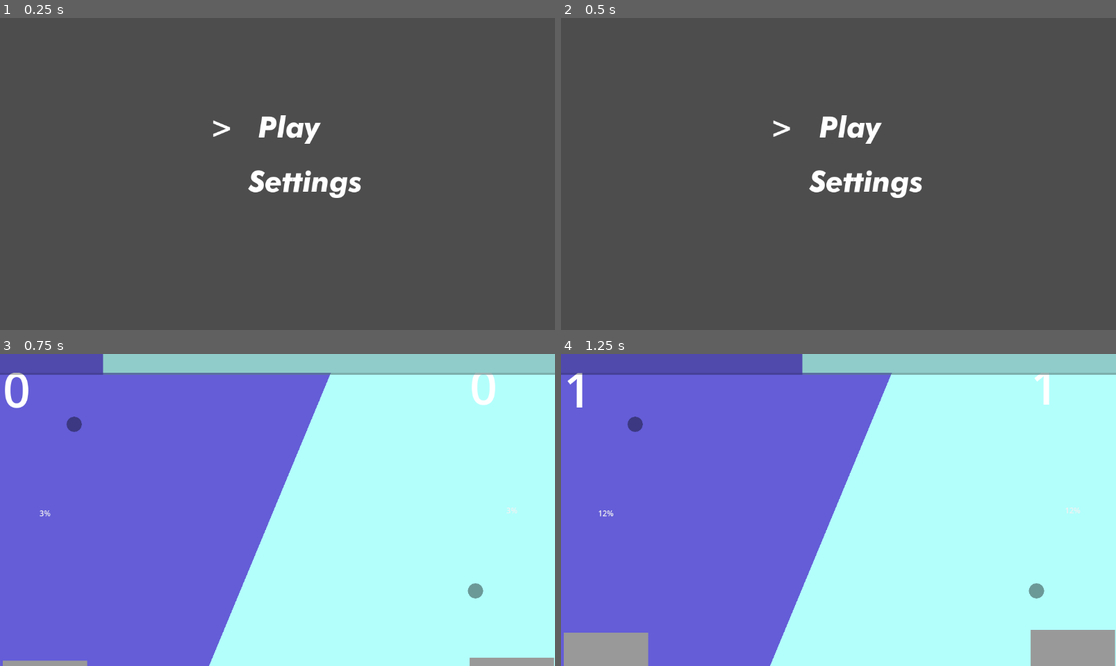
Above: before the commit, frames 1-4 (two rows, left to right).
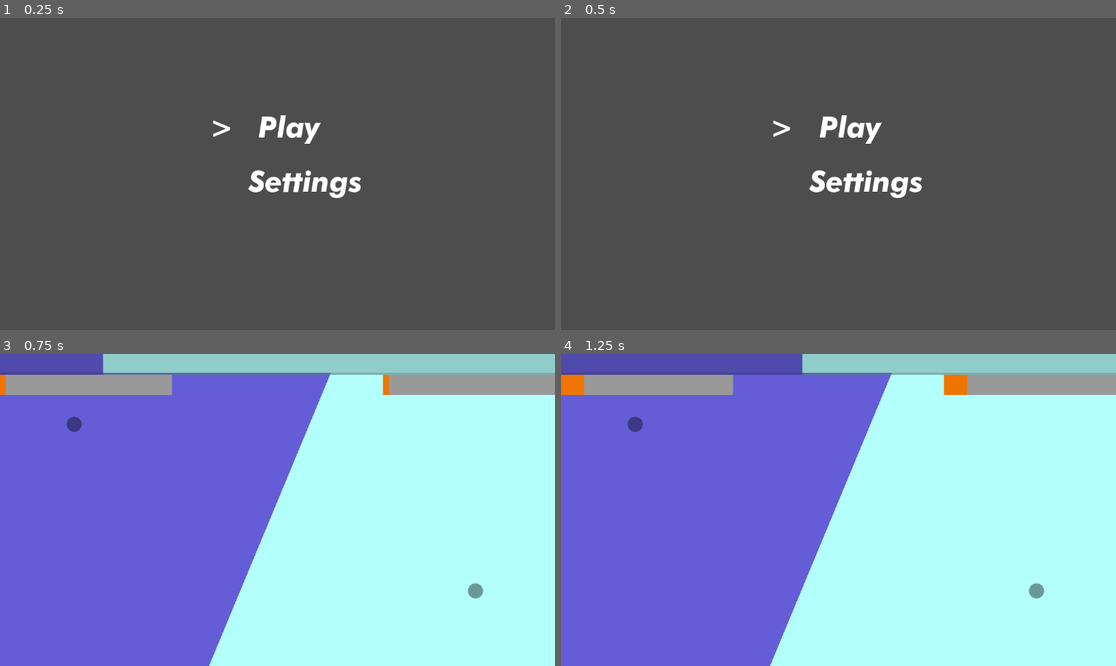
Above: after the commit, the same moments.

Repository: ProgrammingParadox/voronoi-game
Game: Godot game, scene res://scenes/home.tscn
The game is run twice, just before and just after one commit, with the same random seed, the same clock (stepped at 60 frames per second) and the same inputs.
Inputs:
- Up to frame 1 (0.25 s): no input
- Up to frame 2 (0.5 s): no input
- Up to frame 3 (0.75 s): click "Play" at 0.5 s
- Up to frame 4 (1.25 s): no input

Frames 1-2 are identical in both runs. In frame 3, 4.9% of the frame differs, in the area x 0-100%, y 6-100%; in frame 4, 7.6%.

Commit message:
added energy bars

Diff:
--- a/energy.gd
+++ b/energy.gd
@@ -2,16 +2,16 @@
 
 @export var player_ref : Node
 @onready var progress_bar = $ProgressBar
-@onready var energy_num = $ProgressBar/EnergyDisplay
+
+@export var energy_speed := 10.0
 
 # Called when the node enters the scene tree for the first time.
 func _ready() -> void:
 	player_ref.energy = 0.0
-	energy_num.text = "0"
+
 
 
 # Called every frame. 'delta' is the elapsed time since the previous frame.
 func _process(delta: float) -> void:
-	progress_bar.value += 0.2
-	player_ref.energy = floor(progress_bar.value / 10)
-	energy_num.text = str(int(player_ref.energy))
+	player_ref.energy += energy_speed * delta
+	progress_bar.value = player_ref.energy
--- a/energy.tscn
+++ b/energy.tscn
@@ -3,9 +3,10 @@
 [ext_resource type="Script" uid="uid://de4v8f5tpo0ji" path="res://energy.gd" id="1_xffyk"]
 [ext_resource type="Script" uid="uid://xoqqt53ckspu" path="res://progress_bar.gd" id="2_if8s4"]
 
-[sub_resource type="StyleBoxEmpty" id="StyleBoxEmpty_if8s4"]
+[sub_resource type="StyleBoxFlat" id="StyleBoxFlat_if8s4"]
 
 [sub_resource type="StyleBoxFlat" id="StyleBoxFlat_xffyk"]
+bg_color = Color(0.941744, 0.457467, 3.85046e-07, 1)
 
 [node name="Energy" type="Control"]
 layout_mode = 3
@@ -15,19 +16,17 @@
 grow_horizontal = 2
 grow_vertical = 2
 script = ExtResource("1_xffyk")
+energy_speed = 20.0
 
 [node name="ProgressBar" type="ProgressBar" parent="."]
+layout_direction = 3
 layout_mode = 0
-offset_right = 175.0
-offset_bottom = 653.0
-theme_override_styles/background = SubResource("StyleBoxEmpty_if8s4")
+offset_left = 755.0
+offset_top = 23.0
+offset_right = 1112.0
+offset_bottom = 65.0
+theme_override_styles/background = SubResource("StyleBoxFlat_if8s4")
 theme_override_styles/fill = SubResource("StyleBoxFlat_xffyk")
-fill_mode = 3
+fill_mode = 1
+show_percentage = false
 script = ExtResource("2_if8s4")
-
-[node name="EnergyDisplay" type="Label" parent="ProgressBar"]
-layout_mode = 0
-offset_right = 253.0
-offset_bottom = 141.0
-theme_override_font_sizes/font_size = 100
-text = "1"
--- a/progress_bar.gd
+++ b/progress_bar.gd
@@ -1,11 +1,16 @@
 extends ProgressBar
 
+@onready var screen_size = DisplayServer.screen_get_size()
 
 # Called when the node enters the scene tree for the first time.
 func _ready() -> void:
-	pass # Replace with function body.
+	pass
+
 
 
 # Called every frame. 'delta' is the elapsed time since the previous frame.
 func _process(delta: float) -> void:
-	value += 0.1
+	if get_parent().is_in_group("1st"):
+		global_position = Vector2(0.0,43.0)
+	else:
+		global_position = Vector2(screen_size.x - size.x, 43.0)
--- a/scenes/Game.tscn
+++ b/scenes/Game.tscn
@@ -36,7 +36,7 @@
 region_rect = Rect2(0, 0, 100, 100)
 script = ExtResource("2_r0x5m")
 
-[node name="Player 1" parent="." groups=["entity", "players"] instance=ExtResource("4_78awf")]
+[node name="Player 1" parent="." groups=["1st", "entity", "players"] instance=ExtResource("4_78awf")]
 position = Vector2(154, 146)
 controls_melee = "player_1_melee"
 
@@ -66,7 +66,7 @@
 size_flags_vertical = 3
 script = ExtResource("8_g4kob")
 
-[node name="Energy" parent="." node_paths=PackedStringArray("player_ref") instance=ExtResource("8_400sg")]
+[node name="Energy" parent="." node_paths=PackedStringArray("player_ref") groups=["1st"] instance=ExtResource("8_400sg")]
 offset_left = 6.0
 offset_top = 4.0
 offset_right = 106.0
--- a/scripts/player.gd
+++ b/scripts/player.gd
@@ -101,10 +101,10 @@
 	if energy >= 100:
 		energy = 100
 
-	if Input.is_action_just_pressed(controls_plant) and (energy >= 2):
+	if Input.is_action_just_pressed(controls_plant) and (energy >= 20):
 		plant()
-		energy -= 2
+		energy -= 20
 
-	if Input.is_action_just_pressed(controls_melee) and (energy >= 1):
+	if Input.is_action_just_pressed(controls_melee) and (energy >= 10):
 		dash(delta)
-		energy -= 1
+		energy -= 10
